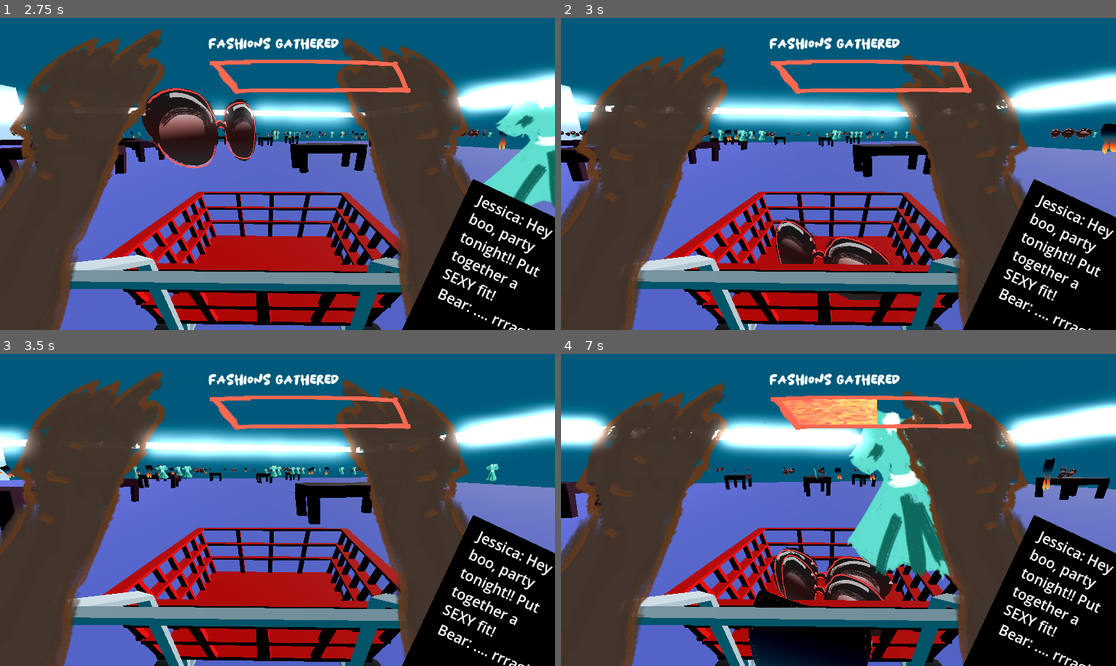
Above: before the commit, frames 1-4 (two rows, left to right).
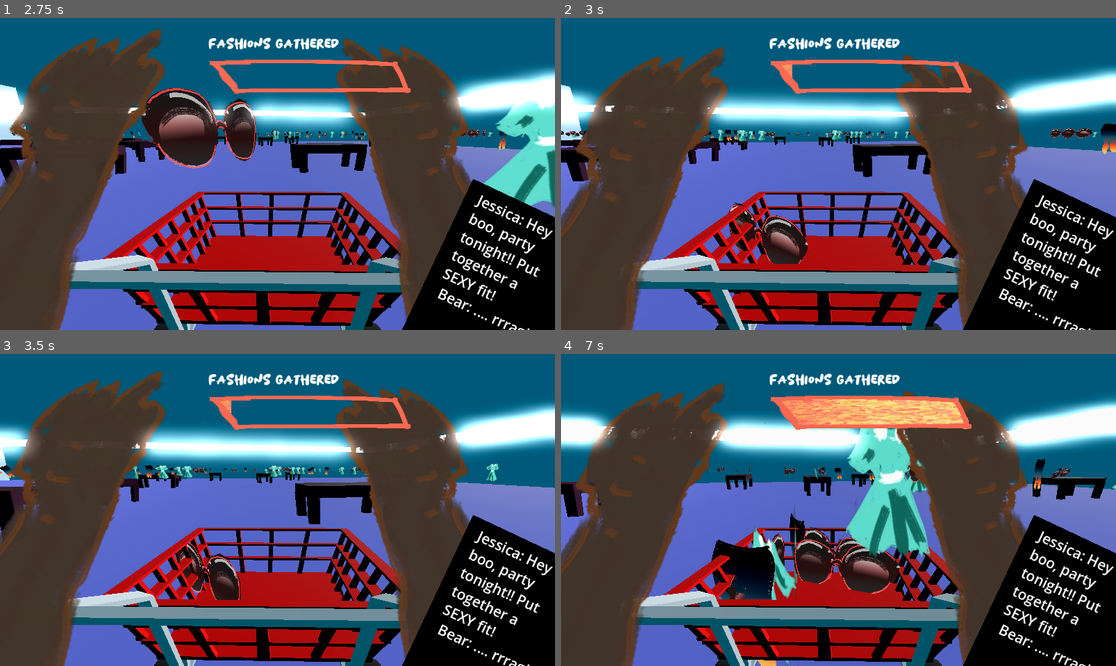
Above: after the commit, the same moments.

Repository: meanderingleaf/altctrl2024
Game: Godot game, scene res://scenes/mainGame.tscn
Same seed, same stepped clock (60 frames per second), same inputs: the game is played once before the commit and once after it.
Inputs:
- Up to frame 1 (2.75 s): hold B (right_high) 0.53-1.28 s; tap Space (omniaction) at 0.6, 1.35, 2.1 s; hold T (left_high) 1.28-2.03 s; hold B (right_high) from 2.03 s (still down)
- Up to frame 2 (3 s): keep holding B (right_high); tap Space (omniaction) at 2.85 s
- Up to frame 3 (3.5 s): keep holding B (right_high)
- Up to frame 4 (7 s): release B (right_high) at 3.53 s; hold T (left_high) 3.53-5.78 s; tap Space (omniaction) every 0.75 s from 3.6 to 6.6 s; hold B (right_high) from 5.78 s (still down)

Frame 1 is identical in both runs. In frame 2, 2.1% of the frame differs, in the area x 30-61%, y 14-91%; in frame 3, 1.1%; in frame 4, 13%, in the area x 0-100%, y 13-100%.

Commit message:
Poor man's cart collection

Diff:
--- a/scripts/cart.gd
+++ b/scripts/cart.gd
@@ -75,10 +75,15 @@
 			body.is_collected = true
 			#visibly collect
 			var throwDir = $ThrowPosition.global_position - body.global_position
-			body.gravity_scale = 1
+			#body.gravity_scale = 1
 			#body.apply_force(throwDir.normalized() * 1300)
 			body.global_position = $ThrowPosition.global_position
+			body.reparent(self)
+			body.position.x += randf_range(-2, 2)
+			body.position.z += randf_range(-2, 2)
+			body.position.z += randf_range(-.5, .5)
 			ClothingImages.collect_fashion(body)
+
 		#audio!
 		$SFX/BearSFX.play(0)
 
